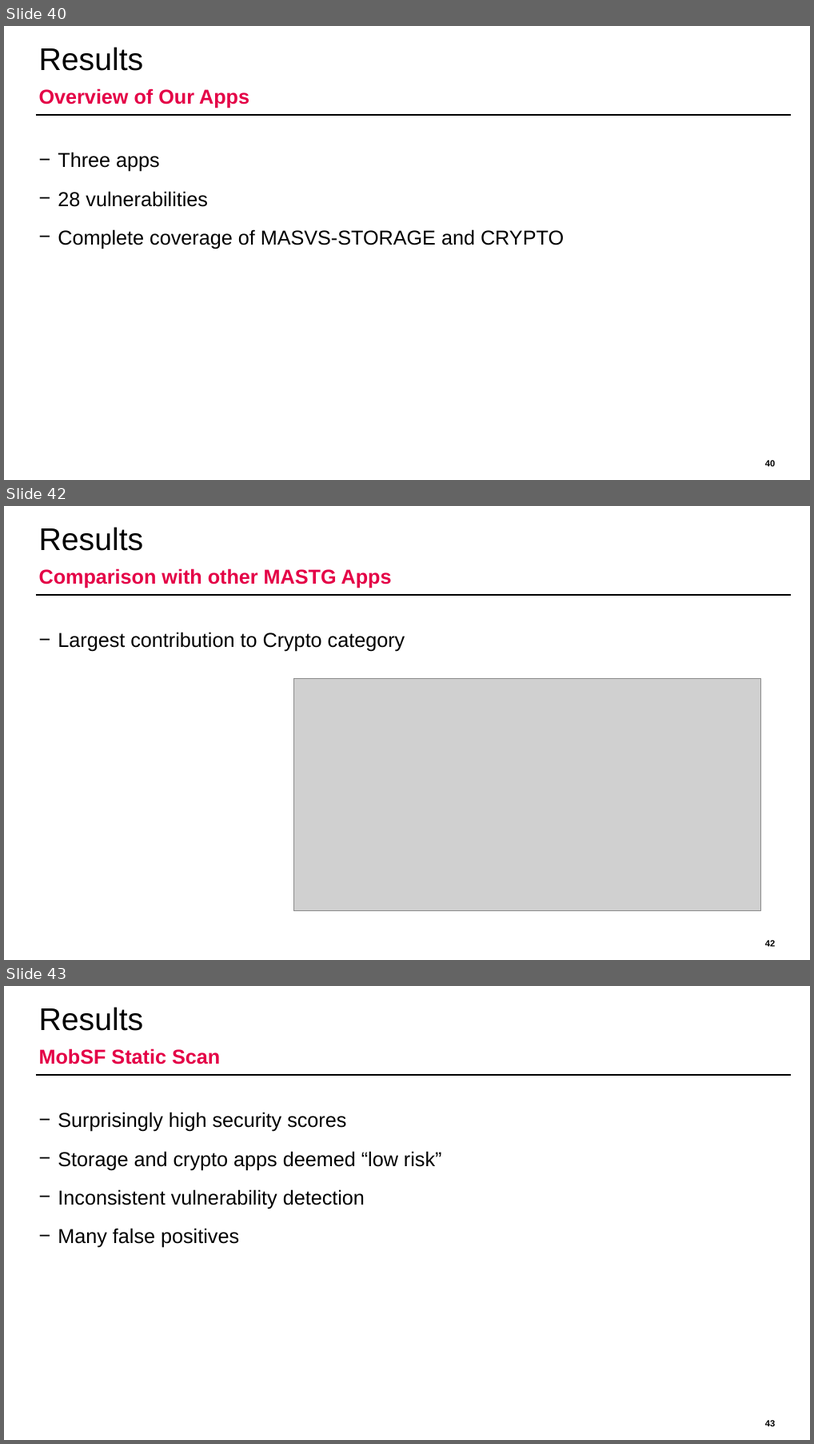
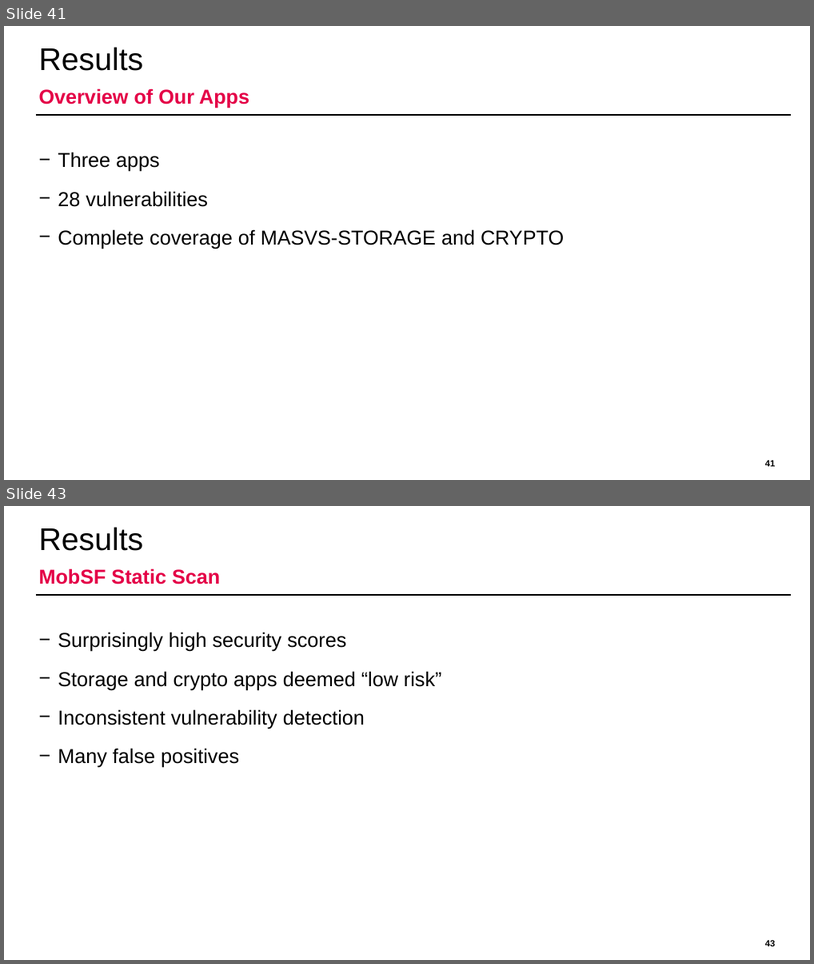
Before and after one commit to domi-cmd/Reference_Application_for_OWASP_MASTG, a slide deck: dev_documents/presentation/ba_thesis_presentation_kronig.pptx. Shown one above the other, each under a label of ours: slides 40, 42 and 43 before the commit, slides 41 and 43 after it; the slides between them are not shown. The pictures are 814x1444 and 814x964 pixels, drawn with LibreOffice and Linux fonts; fonts in the diff are those of the drawing; grey boxes stand for pictures; background and template pictures are left out. Boxes give left, top, right and bottom in pixels: in the first picture for what was removed or moved away, otherwise in the second. Text is boxed around its words. In the diff, an @@ line names an element or a change of style, - is before the commit and + after.

```diff
--- a/dev_documents/presentation/ba_thesis_presentation_kronig.pptx
+++ b/dev_documents/presentation/ba_thesis_presentation_kronig.pptx
@@ slide 42 removed at bbox=[4, 506, 810, 960], background #FFFFFF; not listed: 1 template element that a slide beside it also shows @@
@@ title removed at bbox=[39, 527, 144, 551] @@
-Results
@@ text removed at bbox=[39, 568, 392, 588] @@
-Comparison with other MASTG Apps
@@ text removed at bbox=[58, 632, 406, 652] @@
-− Largest contribution to Crypto category
@@ picture removed at bbox=[294, 679, 762, 911] @@
@@ page number removed at bbox=[766, 940, 775, 946] @@
-42
@@ what was slide 40 is now slide 41 @@
@@ page number at bbox=[766, 460, 775, 466]: text changed @@
-40
+41
```
Also in this commit, not shown: 4 slides changed, 1 slide added, 1 other file.
